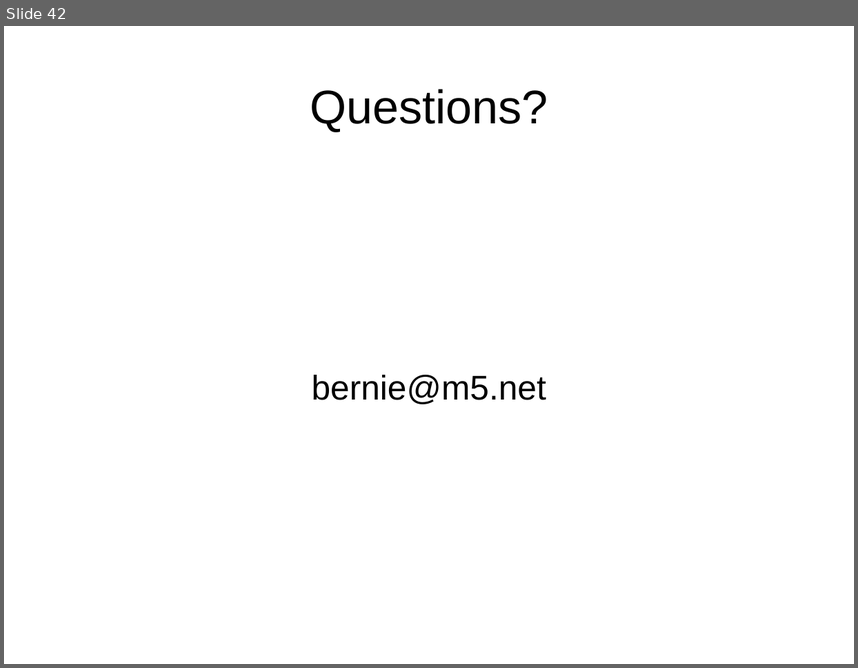
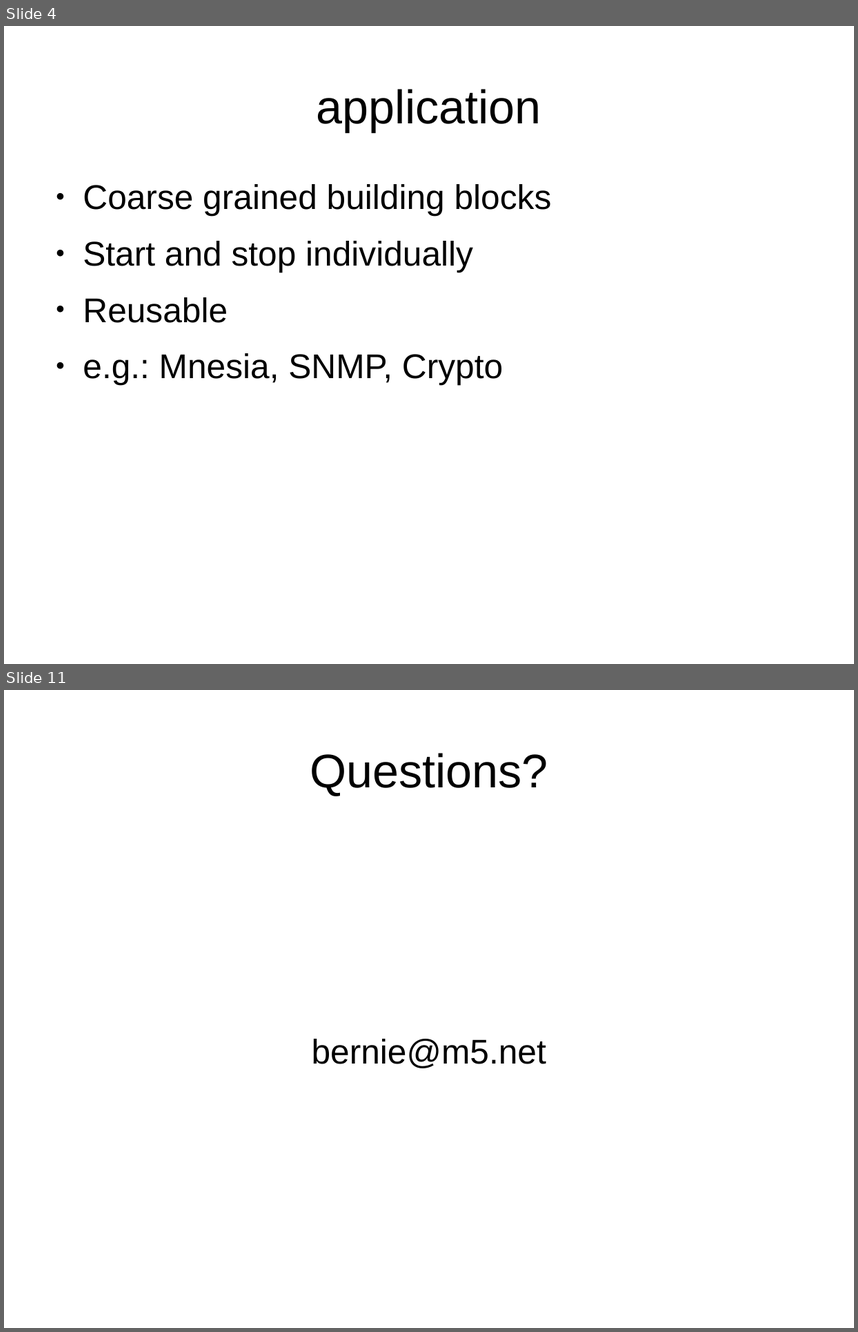
Before and after one commit to bernardd/OTPworkshop, a slide deck: Slides.odp. Shown one above the other, each under a label of ours: slide 42 before the commit, slides 4 and 11 after it; the slides between them are not shown. The pictures are 858x668 and 858x1332 pixels, drawn with LibreOffice and Linux fonts; fonts in the diff are those of the drawing. Boxes give left, top, right and bottom in pixels: in the first picture for what was removed or moved away, otherwise in the second. Text is boxed around its words. In the diff, an @@ line names an element or a change of style, - is before the commit and + after.

```diff
--- a/Slides.odp
+++ b/Slides.odp
@@ slide 4 added at bbox=[4, 26, 854, 664], background #FFFFFF @@
@@ title added at bbox=[317, 89, 542, 132], 44 pt, text #000000 @@
+application
@@ text added at bbox=[83, 184, 552, 385], 32 pt, text #000000 @@
+● Coarse grained building blocks
+● Start and stop individually
+● Reusable
+● e.g.: Mnesia, SNMP, Crypto
@@ what was slide 42 is now slide 11 @@
```
Also in this commit, not shown: 1 slide changed, 8 other slides added, 40 slides removed.
